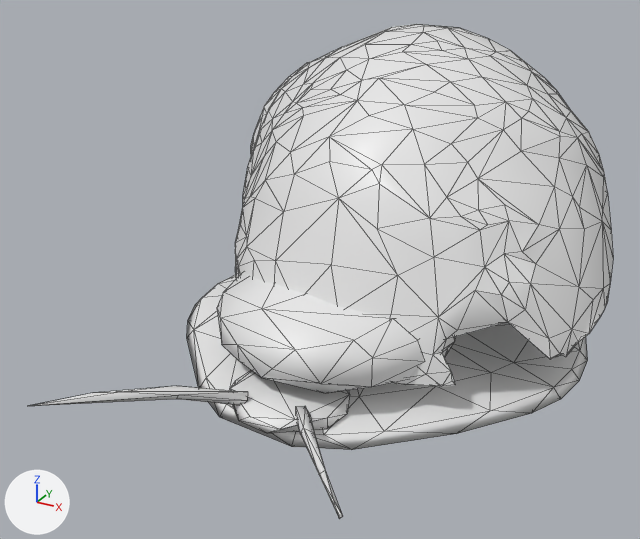
The glTF model apps/web/public/assets/snail/nerite-snail/lod2.glb: old version first, new version second.
Camera for both pictures: a 50 mm lens placed at (0.0152, -0.033, 0.0191), pointed at (-0.0012, -0.0033, 0.0042). Every picture has the same lights, and +X, +Y and +Z are marked at lower left. The older version comes first. Mesh edges are drawn as thin lines. Vertices at exactly the same position are counted once.

Names of what the first picture shows: 'nerite-snail'.
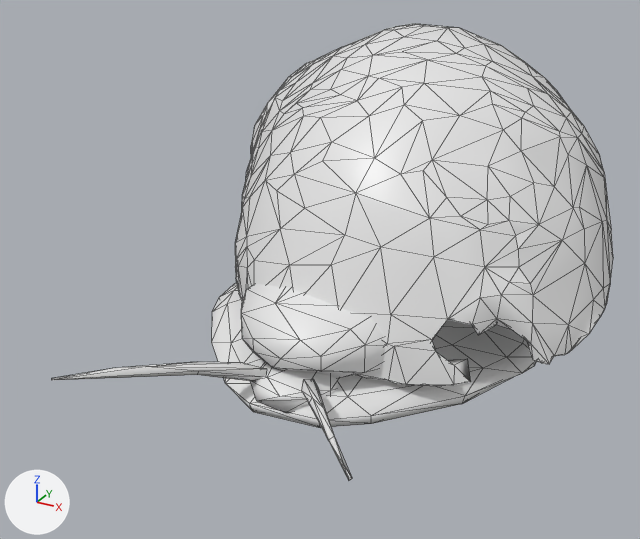
The newer file is also turned or shifted as a whole; pictures and numbers use the older file's frame.

Pixel boxes [x1, y1, x2, y2] of what changed, in the pictures (640 x 539 px; the box of a moved part takes in the faces that stretch with it):
'nerite-snail', reshaped (8% shorter)
    before: [31, 24, 613, 519]
    after: [52, 24, 613, 480]
part 1 of me_nerite_snail, rebuilt
    before: [187, 275, 588, 450]
    after: [212, 283, 537, 428]
part 2 of me_nerite_snail, rebuilt
    before: [217, 272, 456, 393]
    after: [241, 284, 385, 378]
part 3 of me_nerite_snail, rebuilt (6% wider, 11% shorter)
    before: [296, 406, 343, 519]
    after: [302, 379, 352, 480]
part 4 of me_nerite_snail, rebuilt
    before: [31, 386, 248, 406]
    after: [52, 362, 267, 382]
part 5 of me_nerite_snail, added
    after: [250, 362, 341, 413]
part 6 of me_nerite_snail, moved or reshaped
    before: [230, 24, 611, 433]
    after: [238, 24, 613, 386]

Diff of the bpy script that builds the scene:
```diff
--- a/apps/web/public/assets/snail/nerite-snail/lod2.glb.py
+++ b/apps/web/public/assets/snail/nerite-snail/lod2.glb.py
@@ me_nerite_snail @@
 # used by ob_nerite_snail; location = (0.0, 0.0, 0.0)
-me_nerite_snail.from_pydata(...)  # 843 vertices, 1671 faces; spans x -0.0094..0.0098, y -0.0152..0.0125, z 0.0..0.0131
+me_nerite_snail.from_pydata(...)  # 871 vertices, 1727 faces; spans x -0.0094..0.0098, y -0.0142..0.0125, z 0.0..0.0131
+# me_nerite_snail part 1: the loose piece of 90 vertices spanning x -0.0092..0.0092, y -0.0098..0.0098, z 0.0..0.0013 is rebuilt with 113 vertices and now spans x -0.0076..0.0076, y -0.0092..0.0084, z 0.0..0.0019
+# me_nerite_snail part 2: the loose piece of 50 vertices spanning x -0.0051..0.0051, y -0.0091..0.0013, z 0.0008..0.0046 is rebuilt with 52 vertices and now spans x -0.0042..0.0042, y -0.0085..0.0019, z 0.001..0.0047
+# me_nerite_snail part 3: the loose piece of 16 vertices spanning x 0.001..0.0061, y -0.0152..-0.009, z 0.001..0.0028 is rebuilt with 18 vertices and now spans x 0.0008..0.0058, y -0.0142..-0.008, z 0.0015..0.0033
+# me_nerite_snail part 4: the loose piece of 15 vertices spanning x -0.006..-0.001, y -0.0152..-0.009, z 0.001..0.0027 is rebuilt with 17 vertices and now spans x -0.0058..-0.0007, y -0.0142..-0.008, z 0.0015..0.0033
+# me_nerite_snail part 5: a new loose piece of 24 vertices spanning x -0.0017..0.0017, y -0.0091..-0.0047, z 0.0005..0.0021, in mat_nerite_body (its picture is missing)
+# me_nerite_snail part 6: 21 vertices moved from x -0.0077..0.0093, y -0.0057..0.01, z 0.0023..0.0118 to x -0.0076..0.0092, y -0.0057..0.0098, z 0.0024..0.0118; 204 vertices removed from x -0.0094..0.0091, y -0.0101..0.0122, z 0.0003..0.0131; 179 vertices added at x -0.0094..0.009, y -0.0063..0.0119, z 0.0012..0.0131
 me_nerite_snail.materials.append(mat_nerite_shell)
```
